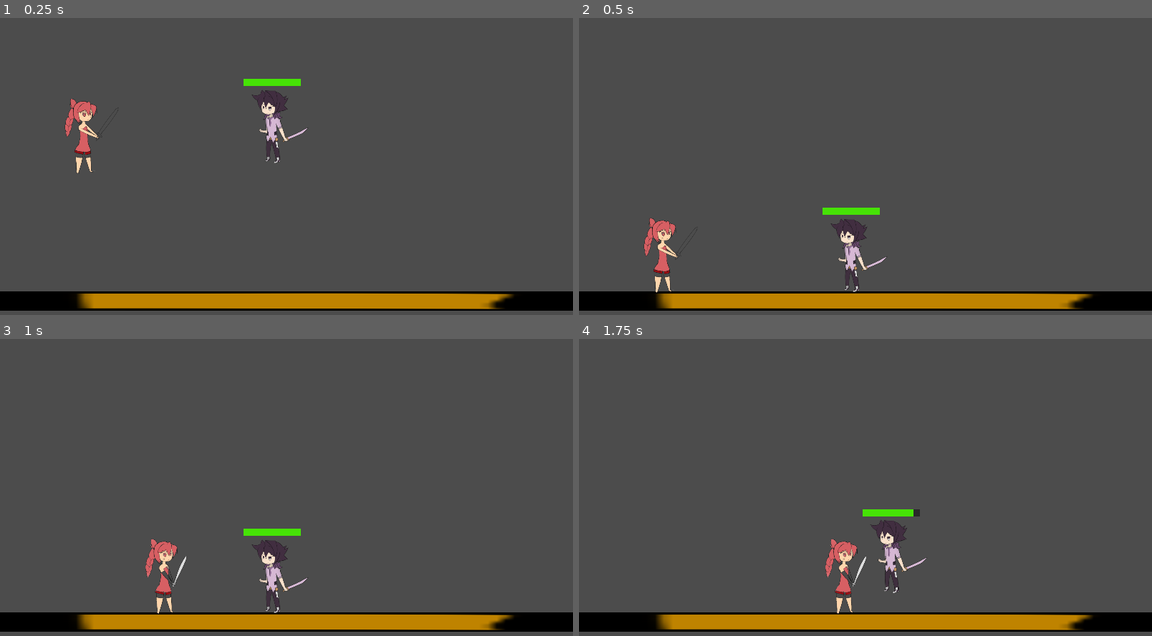
Above: before the commit, frames 1-4 (two rows, left to right).
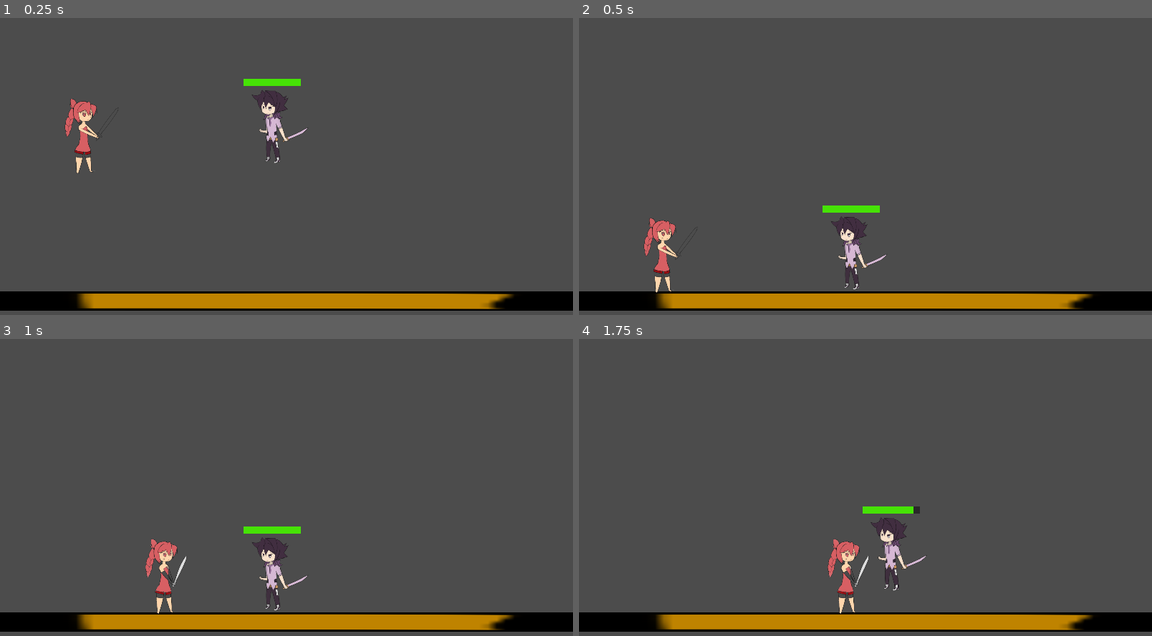
Above: after the commit, the same moments.

Repository: BeatMil/BigChase
Game: Godot game, scene res://scene/test_ground.tscn
Two runs of this game, one before a commit and one after it. Both use one fixed random seed, a clock stepped at 60 frames per second and the inputs below. The engine's default icon, where the game draws it, is replaced by a stand-in: a white triangle on a blue panel in a dark square.
Inputs:
- Up to frame 1 (0.25 s): no input
- Up to frame 2 (0.5 s): no input
- Up to frame 3 (1 s): tap Enter (ui_accept) at 0.5, 0.77 s; hold Right (ui_right) from 0.53 s (still down)
- Up to frame 4 (1.75 s): keep holding Right (ui_right); tap Enter (ui_accept) at 1.52 s

Frame 1 is identical in both runs. In frame 2, 0.6% of the frame differs, in the area x 42-54%, y 63-93%; in frame 3, 0.6%; in frame 4, 1.2%, in the area x 43-61%, y 56-93%.

Commit message:
Players now slide off each other heads

Diff:
--- a/prefabs/elesis.tscn
+++ b/prefabs/elesis.tscn
@@ -8,10 +8,11 @@
 [ext_resource path="res://sai/elesis/normal_attack01/elesis_normal_attack02.png" type="Texture" id=6]
 [ext_resource path="res://sai/elesis/normal_attack01/elesis_normal_attack03.png" type="Texture" id=7]
 
-[sub_resource type="RectangleShape2D" id=1]
-extents = Vector2( 32, 120 )
+[sub_resource type="CapsuleShape2D" id=1]
+radius = 32.0
+height = 176.0
 
-[sub_resource type="Animation" id=3]
+[sub_resource type="Animation" id=2]
 resource_name = "attack01"
 length = 0.2
 step = 0.01
@@ -42,8 +43,7 @@
 } ]
 }
 
-[sub_resource type="Animation" id=2]
-resource_name = "idle"
+[sub_resource type="Animation" id=3]
 length = 0.001
 tracks/0/type = "value"
 tracks/0/path = NodePath("Sprite:texture")
@@ -80,8 +80,8 @@
 texture = ExtResource( 7 )
 
 [node name="AnimationPlayer" type="AnimationPlayer" parent="."]
-anims/attack01 = SubResource( 3 )
-anims/idle = SubResource( 2 )
+anims/attack01 = SubResource( 2 )
+anims/idle = SubResource( 3 )
 
 [connection signal="timeout" from="dash_length_timer" to="." method="_on_dash_length_timer_timeout"]
 [connection signal="timeout" from="dash_trigger_right_timer" to="." method="_on_dash_trigger_right_timer_timeout"]
--- a/prefabs/seighart_test.tscn
+++ b/prefabs/seighart_test.tscn
@@ -4,8 +4,9 @@
 [ext_resource path="res://script/seighart_test.gd" type="Script" id=2]
 [ext_resource path="res://scene/bar/hp_bar.tscn" type="PackedScene" id=3]
 
-[sub_resource type="RectangleShape2D" id=1]
-extents = Vector2( 32, 120 )
+[sub_resource type="CapsuleShape2D" id=3]
+radius = 24.0
+height = 208.0
 
 [sub_resource type="RectangleShape2D" id=2]
 extents = Vector2( 32, 120 )
@@ -14,9 +15,10 @@
 script = ExtResource( 2 )
 
 [node name="CollisionShape2D" type="CollisionShape2D" parent="."]
-shape = SubResource( 1 )
+shape = SubResource( 3 )
 
 [node name="Area2D" type="Area2D" parent="."]
+visible = false
 
 [node name="CollisionShape2D" type="CollisionShape2D" parent="Area2D"]
 shape = SubResource( 2 )
